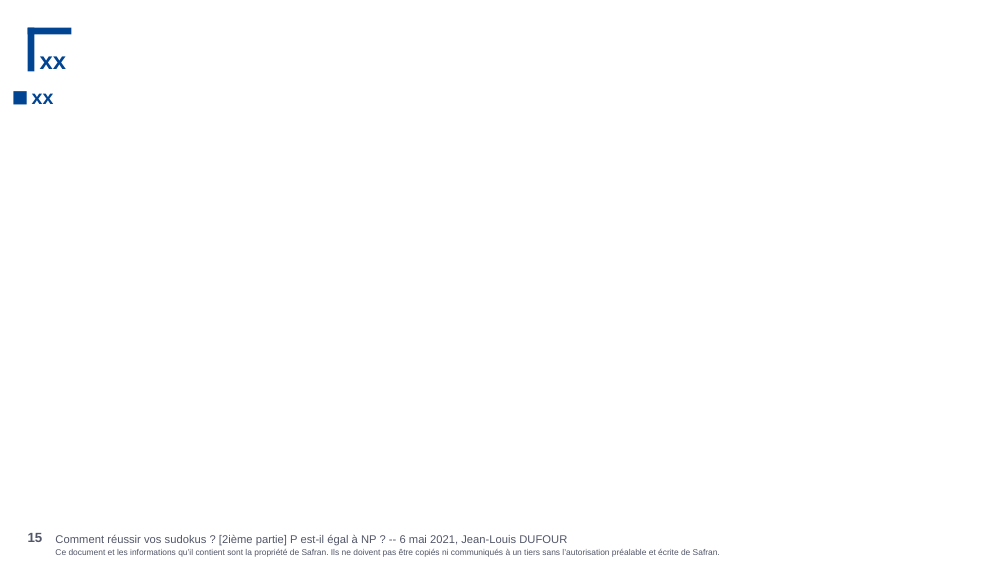
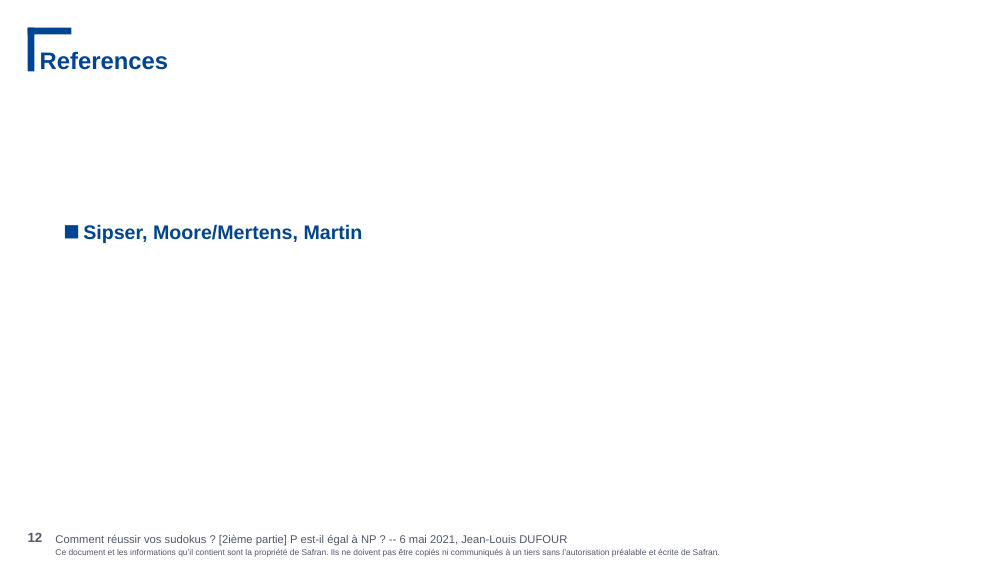
Before and after one commit to JeanLouisDufour/cours_comp, a slide deck: slide 12 of decidability.pptx (slide 15 before the commit). Drawn at 1008x567 pixels with LibreOffice and Linux fonts; fonts in the diff are those of the drawing; background and template pictures are left out. Boxes give left, top, right and bottom in pixels: in the first picture for what was removed or moved away, otherwise in the second. Text is boxed around its words. In the diff, an @@ line names an element or a change of style, - is before the commit and + after.

```diff
--- a/decidability.pptx
+++ b/decidability.pptx
@@ title at bbox=[40, 51, 168, 70]: text changed @@
-xx
+References
@@ text removed at bbox=[32, 93, 54, 104] @@
-■ xx
@@ text added at bbox=[83, 224, 363, 243], 14 pt, text #014491, bold @@
+■ Sipser, Moore/Mertens, Martin
@@ page number at bbox=[28, 532, 43, 542]: text changed @@
-15
+12
```
Also in this commit, not shown: 11 other slides changed, 1 other file.
